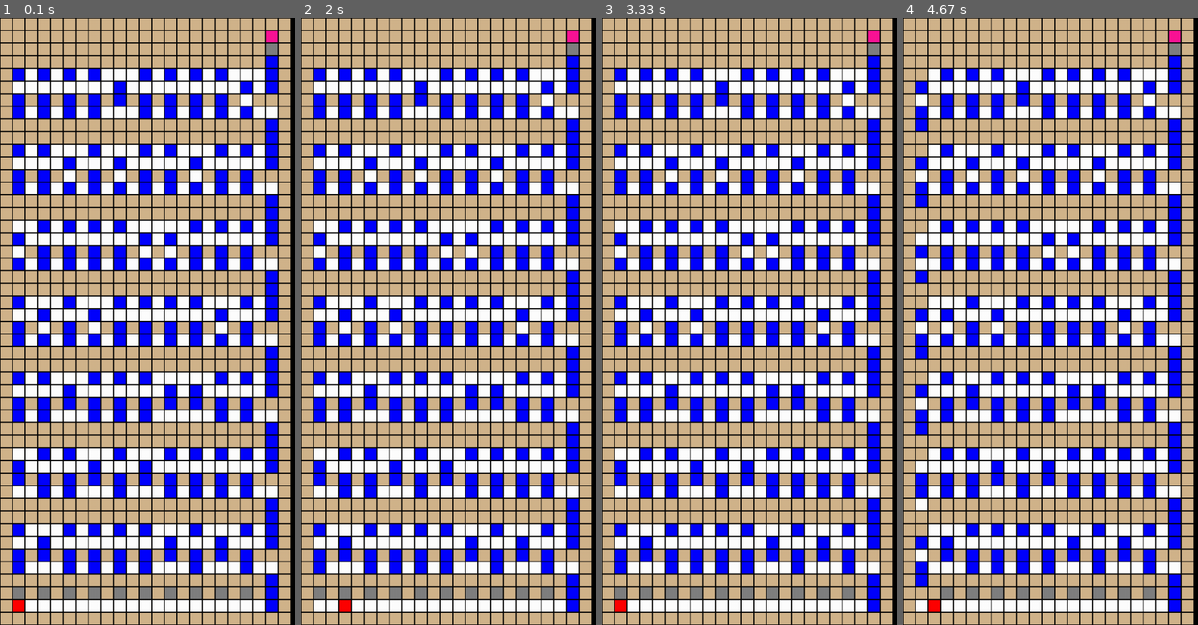
Above: before the commit, frames 1-4 (left to right).
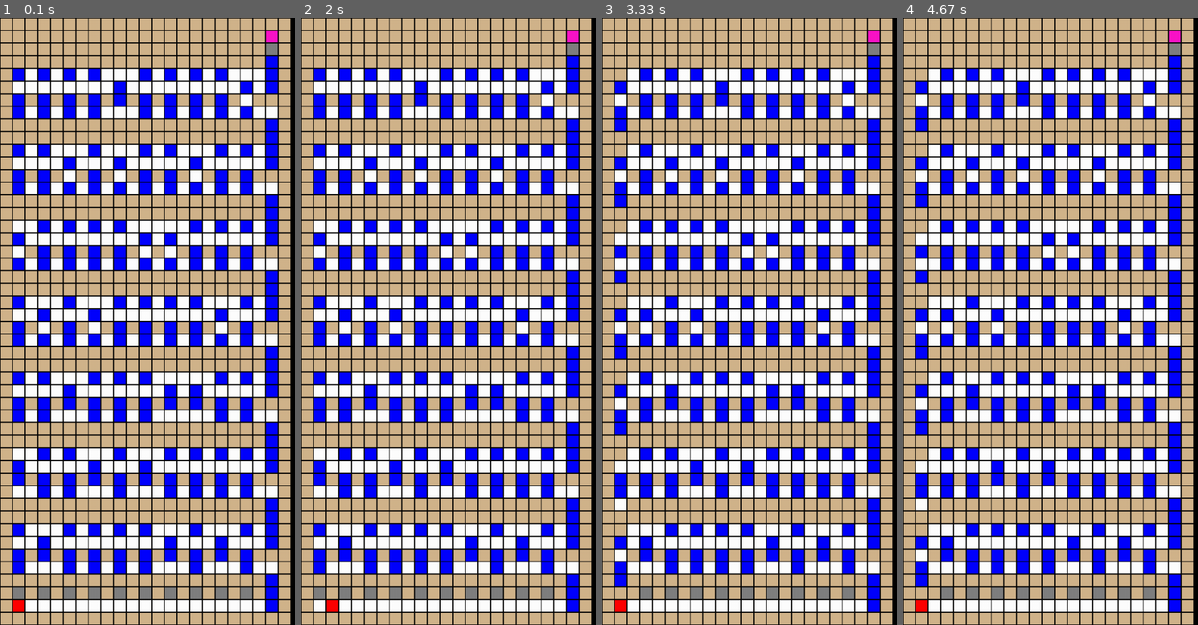
Above: after the commit, the same moments.

Repository: KirbyG/np-gravity-arcade
Game: pygame game, started from popils.py
Same seed, same stepped clock (60 frames per second), same inputs: the game is played once before the commit and once after it.
Inputs:
- Up to frame 1 (0.1 s): no input
- Up to frame 2 (2 s): hold Right 0.33-0.8 s; hold Up 0.83-1.13 s; hold Right 1.17-1.63 s; hold Left from 1.67 s (still down)
- Up to frame 3 (3.33 s): release Left at 2.2 s; hold Left 2.57-2.97 s; hold Up from 3 s (still down)
- Up to frame 4 (4.67 s): release Up at 3.37 s; hold Right 3.4-4.03 s; hold Left from 4.47 s (still down)

The runs differ from the first frame. In frame 1, less than 0.1% of the frame differs, in the area x 90-95%, y 2-4%; in frame 2, 0.2%; in frame 3, 2.4%, in the area x 4-95%, y 2-96%; in frame 4, 0.2%.

Commit message:
Make player movement function-based
Addressed TODO about repeated movement code that needed to be factored into
something common. Also did little bits of cleanup

Diff:
--- a/popils.py
+++ b/popils.py
@@ -9,8 +9,8 @@
 def initSpecialAreas():
     playerRow = playerCol = 1
     assignmentRow = 2
-    # initially set entire level to indestructible blocks
-    # need 'for' because Python lists are "shallow"
+    # Initially set entire level to indestructible blocks
+    # Need 'for' in secodn dimension because Python lists are "shallow"
     block_type = [[HARD] * COLS for row in range(ROWS)]
 
     # Starting zone
@@ -26,7 +26,7 @@
     block_type[ROWS - 2][COLS - 2] = PRINCESS
     block_type[ROWS - 3][COLS - 2] = SOFT  # Stop princess from walking
 
-    # send back partially-built level
+    # Send back partially-built level
     return block_type
 
 
@@ -76,17 +76,38 @@
 def renderDisplay():
     screen.fill(BACKGROUND)
     for row in range(ROWS):
+        # Create a rect for each block according to its saved state/color
         for col in range(COLS):
-            # TODO something more pythonic
             pygame.draw.rect(screen, state[ROWS - row - 1][col],
                              [col * BLOCK + 1, row * BLOCK + 1, BLOCK - 1, BLOCK - 1])
     pygame.display.flip()  # Update visual surface (i.e. the entire display)
 
 
-# ----- Main program begins here -----
+# Moves player in direction of first True parameter, if any
+def movePlayer(up, down, left, right):
+    global redRow, redCol, hidden
+
+    # Restore block type that player obscured
+    state[redRow][redCol] = hidden
+
+    # Update coordinates
+    if up:
+        redRow += 1
+    elif down:
+        redRow -= 1
+    elif right:
+        redCol += 1
+    elif left:
+        redCol -= 1
+
+    # Set new player position
+    hidden = state[redRow][redCol]
+    state[redRow][redCol] = PLAYER
+
+    # ----- Main program begins here -----
 print()  # Give separation from pygame message
 
-# read in 3SAT problem
+# Read in 3SAT problem
 parser = argparse.ArgumentParser()
 input = parser.add_mutually_exclusive_group()
 input.add_argument('-i', '--instance', nargs='+', type=str,
@@ -115,29 +136,29 @@
 if truncation_needed:
     print("WARNING: 3SAT requires tuples of exactly size 3. Input has been truncated appropriately.")
 print("3SAT instance: " + str(array_form))
-# TODO print pretty version of 3SAT with proper formatting & symbols
-
-# initialize all pygame submodules
+# TODO print pretty version of 3SAT in conjunctive normal form
+
+# Initialize all pygame submodules
 pygame.init()
 
-# window title
+# Set window title
 pygame.display.set_caption('Test')
 
 clock = pygame.time.Clock()
 window_size = [WINDOW_WIDTH, WINDOW_HEIGHT]
 block_size = 50  # in px TODO dynamic block sizing
 
-# initialize drawing surface
+# Initialize drawing surface
 screen = pygame.display.set_mode(window_size)
 
-# set up runtime constants
+# Set up runtime constants
 NUM_TUPLES = int(len(array_form) / 3)
 NUM_VARS = max([abs(el) for el in array_form])
 ROWS = 6 * (NUM_TUPLES + 1)
 COLS = 3 + 2 * NUM_VARS
 BLOCK = min(WINDOW_HEIGHT / ROWS, WINDOW_WIDTH / COLS)
 
-# set up variables
+# Set up variables
 row_pointer = 3
 hidden = SUPPORT  # tile obscured by player position
 redRow = 1
@@ -150,43 +171,30 @@
 # Place gadgets to construct puzzle
 initSatisfiabilityClauses()
 
-# game loop
+# Game loop
 done = False
 while not done:  # TODO block breaking logic
     for event in pygame.event.get():
         if event.type == pygame.QUIT:
             done = True
-        elif event.type == pygame.KEYUP:  # TODO functions!
-            if event.key == pygame.K_LEFT and state[redRow][redCol - 1] != HARD:
-                state[redRow][redCol] = hidden
-                redCol -= 1
-                hidden = state[redRow][redCol]
-                state[redRow][redCol] = PLAYER
-            elif event.key == pygame.K_RIGHT and state[redRow][redCol + 1] != HARD:
-                state[redRow][redCol] = hidden
-                redCol += 1
-                hidden = state[redRow][redCol]
-                state[redRow][redCol] = PLAYER
-            elif event.key == pygame.K_UP:
+            break
+        elif event.type == pygame.KEYDOWN:
+            if event.key == pygame.K_UP:
                 if state[redRow + 1][redCol] == SUPPORT or state[redRow + 1][redCol] == LADDER and hidden == LADDER:
-                    state[redRow][redCol] = hidden
-                    redRow += 1
-                    hidden = state[redRow][redCol]
-                    state[redRow][redCol] = PLAYER
+                    movePlayer(True, False, False, False)
                 elif state[redRow + 1][redCol] == SOFT:
                     for falling_row in range(redRow + 1, ROWS - 1):
                         state[falling_row][redCol] = state[falling_row + 1][redCol]
                     state[ROWS - 1][redCol] = HARD
             elif event.key == pygame.K_DOWN and state[redRow - 1][redCol] != HARD:
-                state[redRow][redCol] = hidden
-                redRow -= 1
-                hidden = state[redRow][redCol]
-                state[redRow][redCol] = PLAYER
+                movePlayer(False, True, False, False)
+            elif event.key == pygame.K_LEFT and state[redRow][redCol - 1] != HARD:
+                movePlayer(False, False, True, False)
+            elif event.key == pygame.K_RIGHT and state[redRow][redCol + 1] != HARD:
+                movePlayer(False, False, False, True)
+        # Make player fall if gravity says they should
         while (state[redRow - 1][redCol] == SUPPORT and hidden == SUPPORT):
-            state[redRow][redCol] = hidden
-            redRow -= 1
-            hidden = state[redRow][redCol]
-            state[redRow][redCol] = PLAYER
+            movePlayer(False, True, False, False)
 
     renderDisplay()
     clock.tick(30)  # Limit game to 30 FPS
--- a/popils_constants.py
+++ b/popils_constants.py
@@ -1,21 +1,16 @@
-# from enum import Enum
+# in px
+WINDOW_WIDTH = 500
+WINDOW_HEIGHT = 1000
 
-# Colors of blocks
-# TODO: Make Block class with label/color attributes?
+# Types of blocks
 PLAYER = (255, 0, 0)  # red
 LADDER = (0, 0, 255)  # blue
 HARD = (210, 180, 140)  # tan
 SOFT = (128, 128, 128)  # gray
-PRINCESS = (250, 20, 150)  # pink
+PRINCESS = (250, 20, 200)  # pink
 SUPPORT = (255, 255, 255)  # white
 BACKGROUND = (0, 0, 0)  # black
-COLORS = [PLAYER, LADDER, HARD, SOFT, PRINCESS, SUPPORT]
-
-ROW = 1
-COL = 0
-
-WINDOW_WIDTH = 500
-WINDOW_HEIGHT = 1000
+COLORS = (PLAYER, LADDER, HARD, SOFT, PRINCESS, SUPPORT)
 
 SUB_GADGET_UNUSED = [LADDER, SUPPORT, LADDER, SUPPORT]
 SUB_GADGET_NEGATED = [LADDER, LADDER, SUPPORT, LADDER]
@@ -29,8 +24,6 @@
 # default 3SAT instance. Will be ignored if user provides alternative
 DEFAULT_3SAT = '9 7 2 6 4 1 8 7 3 -2 -4 -9 -7 -6 -1 -8 -3 -5 5 10 -10'
 
-
-# class VariableState(Enum):
 UNUSED = 0
 NEGATED = -1
 NONNEGATED = 1
